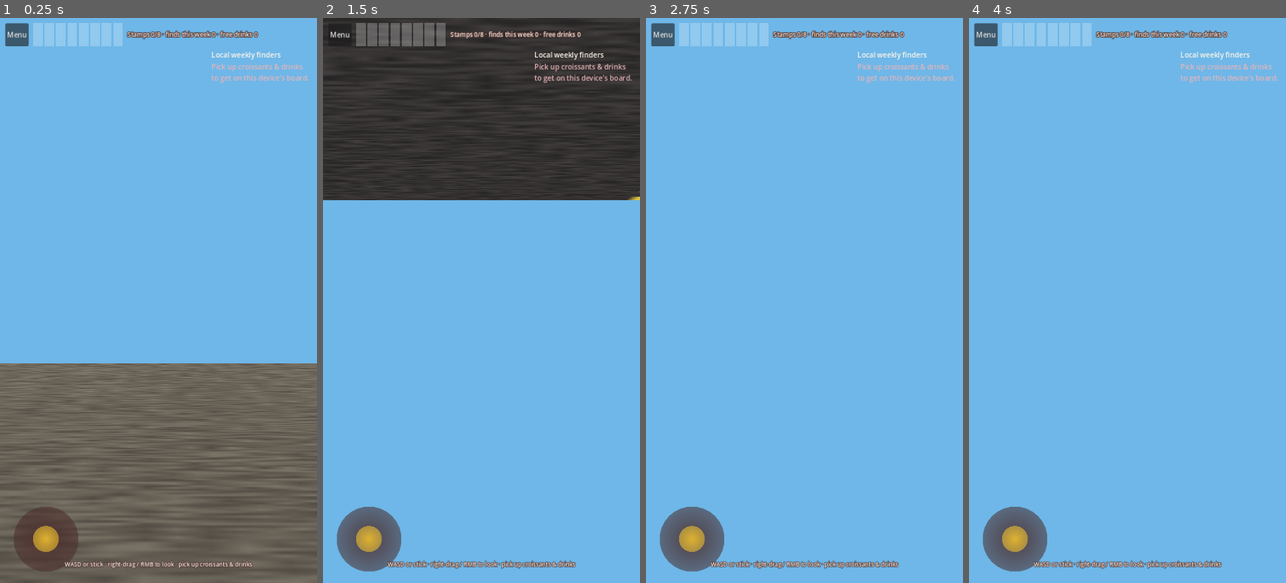
Above: before the commit, frames 1-4 (left to right).
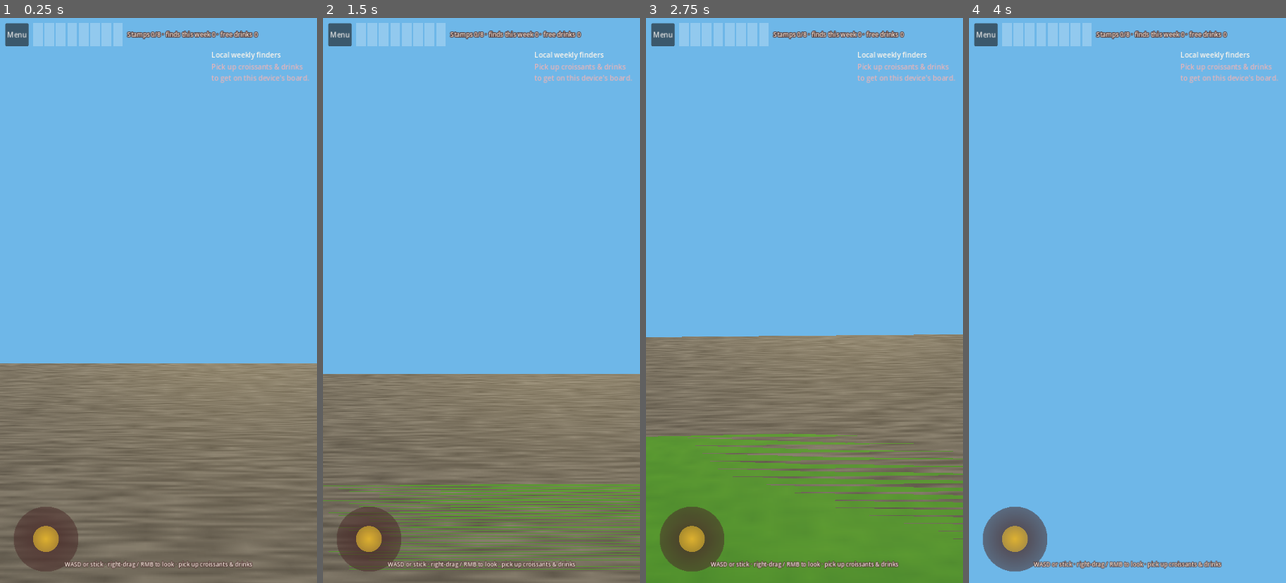
Above: after the commit, the same moments.

Repository: glennw56/sunshine-android
Game: Godot game, scene res://scenes/explore/explore_3d.tscn
Two runs of this game, one before a commit and one after it. Both use one fixed random seed, a clock stepped at 60 frames per second and the inputs below. This scene is started directly instead of the project's main scene.
Inputs (mouse positions are in pixels of both pictures, inside the frame that each line leads up to):
- Up to frame 1 (0.25 s): no input
- Up to frame 2 (1.5 s): tap Enter at 0.5 s; drag from (367, 537) to (513, 176) at 0.52 s; drag from (418, 328) to (465, 413) at 1.27 s
- Up to frame 3 (2.75 s): tap Space at 2 s; move the mouse to (836, 176) at 2.02 s; hold D (move_right) from 2.03 s (still down)
- Up to frame 4 (4 s): release D (move_right) at 2.75 s; drag from (1111, 413) to (1032, 215) at 2.77 s; tap Enter at 3.5 s; move the mouse to (1222, 385) at 3.52 s; hold A (move_left) from 3.53 s (still down)

The runs differ from the first frame. In frame 1, 7.5% of the frame differs, in the area x 20-100%, y 61-79%; in frame 2, 68%, in the area x 0-100%, y 0-100%; in frame 3, 43%; in frame 4, nothing differs.

Commit message:
Add primary backyard to Explore 3D from the good rear-yard photo
Copy sunshine-bakery-backyard-good.jpg into branding and rebuild the
rear lot: grass, dark picnic tables, wood fence, trees, white+pink
corner, lattice deck. Prefer this over any construction/mess backyard.

Co-authored-by: glennw56 <glennw56@users.noreply.github.com>

Diff:
--- a/scripts/explore/bakery_world.gd
+++ b/scripts/explore/bakery_world.gd
@@ -1,10 +1,12 @@
 extends Node3D
 class_name BakeryWorld
-## Low-poly Sunshine's Bakery exterior from assets/branding/sunshine-bakery-exterior-2231.jpg:
-## white clapboard, pink trim, two windows, circular girl logo, orange text sign,
-## picnic tables on grass, vertical 2231. Circular mark is sunshine-logo-girl.jpg.
+## Low-poly Sunshine's Bakery from branding photos:
+## front = sunshine-bakery-exterior-2231.jpg (white clapboard, pink trim, girl logo).
+## rear = sunshine-bakery-backyard-good.jpg (grass, dark tables, fence, trees, lattice deck).
+## Circular mark is sunshine-logo-girl.jpg.
 
 const STOREFRONT_PHOTO := "res://assets/branding/sunshine-bakery-exterior-2231.jpg"
+const BACKYARD_PHOTO := "res://assets/branding/sunshine-bakery-backyard-good.jpg"
 const LOGO_GIRL := "res://assets/branding/sunshine-logo-girl.jpg"
 const INTERIOR_PHOTO := ""
 
@@ -23,6 +25,7 @@
 	_build_shop()
 	_build_interior()
 	_build_facade_branding()
+	_build_backyard()
 	_spawn_collectibles()
 
 
@@ -80,8 +83,8 @@
 	var grass := _tex_mat("res://assets/generated/grass.png", Color("7dae5e"), Vector3(8, 8, 8))
 	var walk := _tex_mat("res://assets/generated/sidewalk.png", Color("d8d2c6"), Vector3(2, 8, 2))
 	var asphalt := _tex_mat("res://assets/generated/asphalt.png")
-	# Lawn in front of the shop (photo: picnic tables on grass)
-	_static_box(Vector3(36, 0.08, 22), Vector3(0, -0.04, 2), grass)
+	# Lawn wraps the shop: front picnic lawn + PRIMARY backyard (BACKYARD_PHOTO).
+	_static_box(Vector3(36, 0.08, 34), Vector3(0, -0.04, 4), grass)
 	# Street further forward
 	_static_box(Vector3(36, 0.1, 8), Vector3(0, -0.05, -14), asphalt)
 	# Concrete sidewalk from the photo (left-front toward the building)
@@ -118,9 +121,13 @@
 	add_child(mi)
 
 
-func _picnic_table(pos: Vector3, rot_y: float) -> void:
-	var wood := _tex_mat("res://assets/generated/wood.png", Color("ddd4c4"), Vector3(2, 1, 1))
-	var metal := _mat_color(Color("2e3340"))
+func _picnic_table(pos: Vector3, rot_y: float, dark: bool = false) -> void:
+	var wood := _tex_mat(
+		"res://assets/generated/wood.png",
+		Color("2c322c") if dark else Color("ddd4c4"),
+		Vector3(2, 1, 1)
+	)
+	var metal := _mat_color(Color("1c1e22") if dark else Color("2e3340"))
 	var root := Node3D.new()
 	root.position = pos
 	root.rotation.y = rot_y
@@ -158,7 +165,6 @@
 func _build_shop() -> void:
 	var siding := _tex_mat("res://assets/generated/siding.png", SIDING_WHITE, Vector3(3, 10, 3))
 	var pink := _tex_mat("res://assets/generated/pink_trim.png", PINK, Vector3(1, 1, 1))
-	var wood := _tex_mat("res://assets/generated/wood.png")
 	# Tall white clapboard box (photo: high false-front storefront)
 	var w := 10.0
 	var h := 6.5
@@ -173,17 +179,17 @@
 	# Pink roof/parapet edge along the side
 	_static_box(Vector3(0.16, 0.16, d + 0.1), Vector3(w * 0.5, h - 0.02, d * 0.5 + _front_z), pink)
 	_static_box(Vector3(0.16, 0.16, d + 0.1), Vector3(-w * 0.5, h - 0.02, d * 0.5 + _front_z), pink)
+	# Pink verticals on the left side (backyard photo)
+	_static_box(Vector3(0.16, h, 0.16), Vector3(-w * 0.5, h * 0.5, _front_z + d), pink)
+	_static_box(Vector3(0.16, h, 0.16), Vector3(-w * 0.5, h * 0.5, _front_z + 0.08), pink)
 	# Two large windows, pink frames
 	_window(Vector3(-2.35, 2.15, fz - 0.02), Vector3(2.2, 2.05, 0.1), pink)
 	_window(Vector3(2.35, 2.15, fz - 0.02), Vector3(2.2, 2.05, 0.1), pink)
-	# Side door on the right wall (not on the photo face)
+	# Side door on the right wall
 	_static_box(Vector3(0.12, 2.2, 1.0), Vector3(w * 0.5 + 0.04, 1.15, 1.8), _mat_color(Color("4a2c2a")))
-	# Covered porch out back (reviews; not in this photo)
-	_static_box(Vector3(5.5, 0.12, 3.2), Vector3(0, 0.18, d + _front_z + 0.6), wood)
-	_static_box(Vector3(5.7, 0.1, 3.3), Vector3(0, 2.5, d + _front_z + 0.6), wood)
-	for x in [-2.5, 2.5]:
-		_static_box(Vector3(0.12, 2.3, 0.12), Vector3(x, 1.2, d + _front_z - 0.4), wood)
-		_static_box(Vector3(0.12, 2.3, 0.12), Vector3(x, 1.2, d + _front_z + 1.8), wood)
+	# CMU foundation band (backyard photo)
+	var cinder := _tex_mat("res://assets/generated/cinder.png", Color("b8b6b0"), Vector3(6, 2, 6))
+	_static_box(Vector3(w + 0.08, 0.85, d + 0.08), Vector3(0, 0.42, d * 0.5 + _front_z), cinder)
 	var lamp := OmniLight3D.new()
 	lamp.position = Vector3(0, 3.2, _front_z + 0.8)
 	lamp.light_color = Color("ffe0b0")
@@ -271,13 +277,93 @@
 	addr.position = Vector3(4.55, 2.55, fz - 0.06)
 	addr.rotation_degrees.y = 180
 	add_child(addr)
-	# Walk-up 3D chibi matching the circular girl (off to the side, not covering the sign)
+	# Walk-up 3D chibi matching the circular girl (front lawn, not in the backyard)
 	var greeter := SunshineMascot.new()
 	greeter.show_emblem = false
 	greeter.show_girl = true
 	greeter.position = Vector3(-4.6, 0.0, -2.8)
 	greeter.rotation_degrees.y = -12
 	add_child(greeter)
+
+
+func _build_backyard() -> void:
+	# PRIMARY rear-yard layout from sunshine-bakery-backyard-good.jpg
+	# (clean grass, dark tables, wood fence, trees, lattice deck — no construction pile).
+	var _ref := BACKYARD_PHOTO
+	if _ref == "":
+		return
+	var fence_mat := _tex_mat("res://assets/generated/fence.png", Color("8a6a45"), Vector3(8, 2, 1))
+	var walk := _tex_mat("res://assets/generated/sidewalk.png", Color("d8d2c6"), Vector3(2, 4, 2))
+	var rear_z := 6.1
+	# Concrete strip along the left building wall
+	_static_box(Vector3(1.5, 0.1, 8.5), Vector3(-5.7, 0.04, rear_z + 0.4), walk)
+	# Dark picnic tables in the grass
+	_picnic_table(Vector3(0.6, 0, 9.3), 0.04, true)
+	_picnic_table(Vector3(-3.1, 0, 12.5), -0.08, true)
+	_picnic_table(Vector3(1.4, 0, 12.8), 0.12, true)
+	# Privacy fence wrapping the back of the lot
+	_static_box(Vector3(16.5, 1.85, 0.12), Vector3(0.4, 0.95, 16.4), fence_mat)
+	_static_box(Vector3(0.12, 1.85, 8.5), Vector3(-7.8, 0.95, 12.2), fence_mat)
+	_static_box(Vector3(0.12, 1.85, 6.2), Vector3(8.5, 0.95, 13.4), fence_mat)
+	# Lattice deck on the right
+	_lattice_deck(Vector3(6.6, 0, 9.4))
+	# Trees along and behind the fence
+	for i in 7:
+		var x := -6.5 + i * 2.35
+		_tree(Vector3(x, 0, 17.2 + (i % 2) * 0.8), 5.5 + (i % 3) * 0.8)
+	_tree(Vector3(-5.2, 0, 14.6), 6.2)
+	_tree(Vector3(4.8, 0, 15.8), 7.0)
+	# Warm sun through the back trees (photo flare)
+	var yard_sun := DirectionalLight3D.new()
+	yard_sun.rotation_degrees = Vector3(-28, 170, 0)
+	yard_sun.light_color = Color("ffe6a8")
+	yard_sun.light_energy = 0.45
+	yard_sun.shadow_enabled = false
+	add_child(yard_sun)
+
+
+func _lattice_deck(pos: Vector3) -> void:
+	var lumber := _tex_mat("res://assets/generated/wood.png", Color("c4a06a"), Vector3(2, 2, 2))
+	var lattice := _tex_mat("res://assets/generated/lattice.png", Color("c8aa78"), Vector3(6, 4, 1))
+	lattice.transparency = BaseMaterial3D.TRANSPARENCY_ALPHA
+	var root := Node3D.new()
+	root.position = pos
+	add_child(root)
+	_local_box(root, Vector3(3.3, 0.12, 3.6), Vector3(0, 0.95, 0), lumber)
+	# Lattice skirting
+	_local_box(root, Vector3(3.3, 0.9, 0.06), Vector3(0, 0.45, 1.82), lattice)
+	_local_box(root, Vector3(3.3, 0.9, 0.06), Vector3(0, 0.45, -1.82), lattice)
+	_local_box(root, Vector3(0.06, 0.9, 3.6), Vector3(1.65, 0.45, 0), lattice)
+	_local_box(root, Vector3(0.06, 0.9, 3.6), Vector3(-1.65, 0.45, 0), lattice)
+	# Simple rail
+	_local_box(root, Vector3(3.3, 0.08, 0.08), Vector3(0, 1.55, 1.75), lumber)
+	_local_box(root, Vector3(3.3, 0.08, 0.08), Vector3(0, 1.55, -1.75), lumber)
+	_local_box(root, Vector3(0.08, 0.62, 0.08), Vector3(1.5, 1.25, 1.75), lumber)
+	_local_box(root, Vector3(0.08, 0.62, 0.08), Vector3(-1.5, 1.25, 1.75), lumber)
+	# HVAC box
+	_local_box(root, Vector3(0.9, 0.55, 0.7), Vector3(0.6, 1.28, -0.4), _mat_color(Color("c5c8cc")))
+
+
+func _tree(pos: Vector3, height: float) -> void:
+	var bark := _mat_color(Color("4a3424"))
+	var leaf := _mat_color(Color("3f6b32"))
+	var trunk := MeshInstance3D.new()
+	var cyl := CylinderMesh.new()
+	cyl.top_radius = 0.18
+	cyl.bottom_radius = 0.28
+	cyl.height = height * 0.45
+	trunk.mesh = cyl
+	trunk.material_override = bark
+	trunk.position = pos + Vector3(0, cyl.height * 0.5, 0)
+	add_child(trunk)
+	var canopy := MeshInstance3D.new()
+	var sph := SphereMesh.new()
+	sph.radius = 1.35 + height * 0.08
+	sph.height = sph.radius * 1.7
+	canopy.mesh = sph
+	canopy.material_override = leaf
+	canopy.position = pos + Vector3(0, height * 0.62, 0)
+	add_child(canopy)
 
 
 func _spawn_collectibles() -> void:
@@ -291,9 +377,10 @@
 		Vector3(-1.0, 1.85, 0.6),
 		Vector3(1.4, 1.85, 0.6),
 		Vector3(3.2, 1.5, 0.7),
-		Vector3(-1.6, 0.45, 6.4),
-		Vector3(1.4, 0.45, 6.8),
-		Vector3(5.2, 0.4, -1.4),
+		Vector3(0.6, 0.95, 9.3),
+		Vector3(-3.1, 0.95, 12.5),
+		Vector3(1.4, 0.95, 12.8),
+		Vector3(6.4, 1.15, 9.2),
 	]
 	spots.shuffle()
 	for i in spots.size():
Not shown, changed: assets/branding/SOURCE.txt
Binary file added: assets/branding/sunshine-bakery-backyard-good.jpg
Not shown, added: assets/branding/sunshine-bakery-backyard-good.jpg.import
Binary file added: assets/generated/cinder.png
Not shown, added: assets/generated/cinder.png.import
Binary file added: assets/generated/fence.png
Not shown, added: assets/generated/fence.png.import
Binary file added: assets/generated/lattice.png
Not shown, added: assets/generated/lattice.png.import
Not shown, changed: README.md
Not shown, changed: docs/ASSETS.md
Not shown, changed: tools/gen_assets.py
